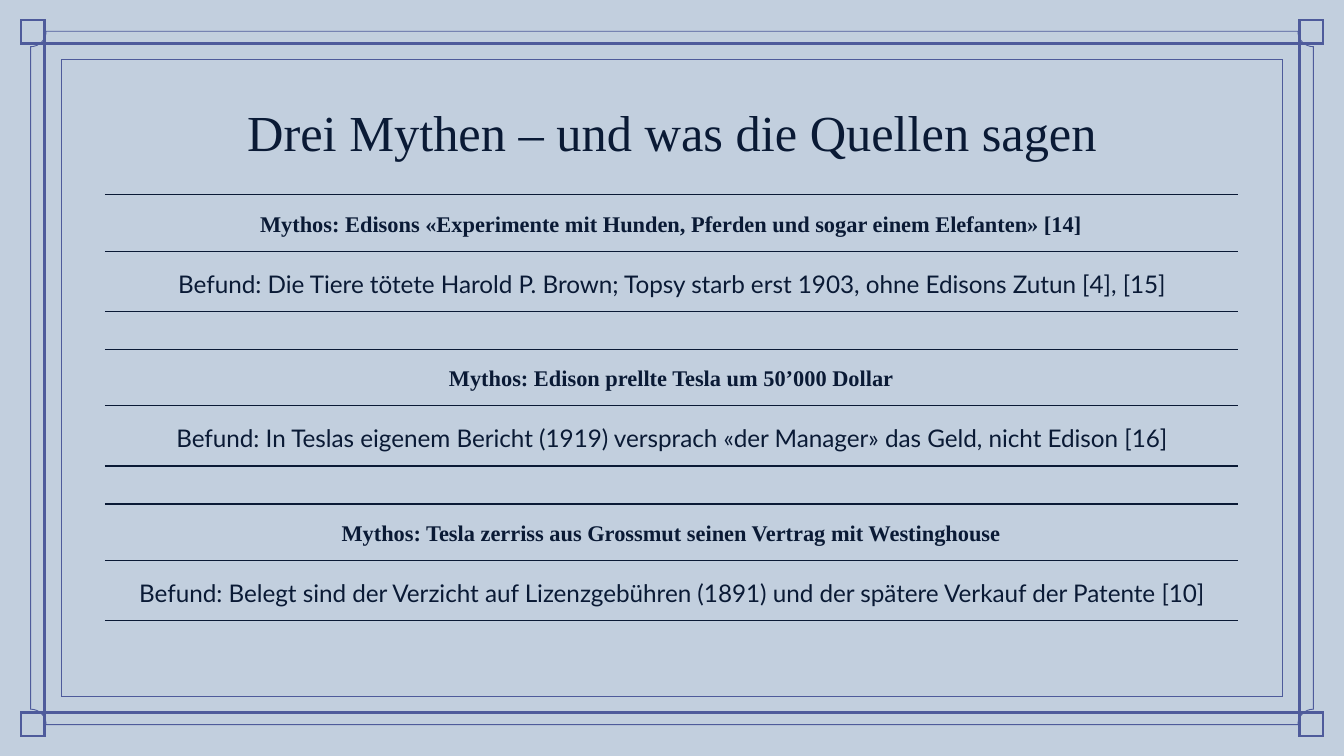
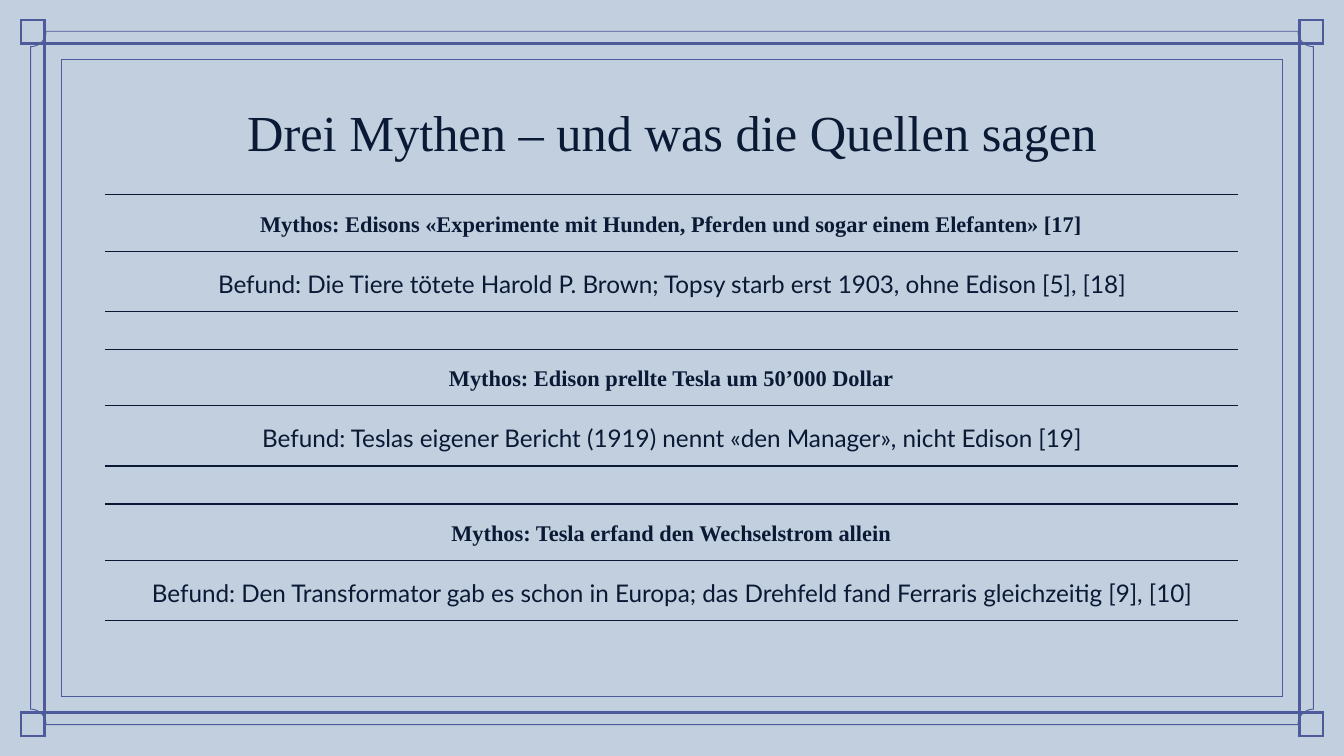
Before and after one commit to simonbruder-hub/Edison_vs_Westinghouse, a slide deck: slide 14 of abgabe/Praesentation_Stromkrieg_Bruder.pptx. Drawn at 1344x756 pixels with LibreOffice and Linux fonts; fonts in the diff are those of the drawing; background and template pictures are left out. Boxes give left, top, right and bottom in pixels: in the first picture for what was removed or moved away, otherwise in the second. Text is boxed around its words. In the diff, an @@ line names an element or a change of style, - is before the commit and + after.

```diff
--- a/abgabe/Praesentation_Stromkrieg_Bruder.pptx
+++ b/abgabe/Praesentation_Stromkrieg_Bruder.pptx
@@ table at [105,195,1238,308] @@
-row 1, column 1: Mythos: Edisons «Experimente mit Hunden, Pferden und sogar einem Elefanten» [14]
+row 1, column 1: Mythos: Edisons «Experimente mit Hunden, Pferden und sogar einem Elefanten» [17]
-row 2, column 1: Befund: Die Tiere tötete Harold P. Brown; Topsy starb erst 1903, ohne Edisons Zutun [4], [15]
+row 2, column 1: Befund: Die Tiere tötete Harold P. Brown; Topsy starb erst 1903, ohne Edison [5], [18]
@@ table at [105,349,1238,462] @@
-row 2, column 1: Befund: In Teslas eigenem Bericht (1919) versprach «der Manager» das Geld, nicht Edison [16]
+row 2, column 1: Befund: Teslas eigener Bericht (1919) nennt «den Manager», nicht Edison [19]
@@ table at [105,504,1238,617] @@
-row 1, column 1: Mythos: Tesla zerriss aus Grossmut seinen Vertrag mit Westinghouse
+row 1, column 1: Mythos: Tesla erfand den Wechselstrom allein
-row 2, column 1: Befund: Belegt sind der Verzicht auf Lizenzgebühren (1891) und der spätere Verkauf der Patente [10]
+row 2, column 1: Befund: Den Transformator gab es schon in Europa; das Drehfeld fand Ferraris gleichzeitig [9], [10]
```
Also in this commit, not shown: 16 other slides changed, 3 slides added, 2 slides removed, 16 other files.
